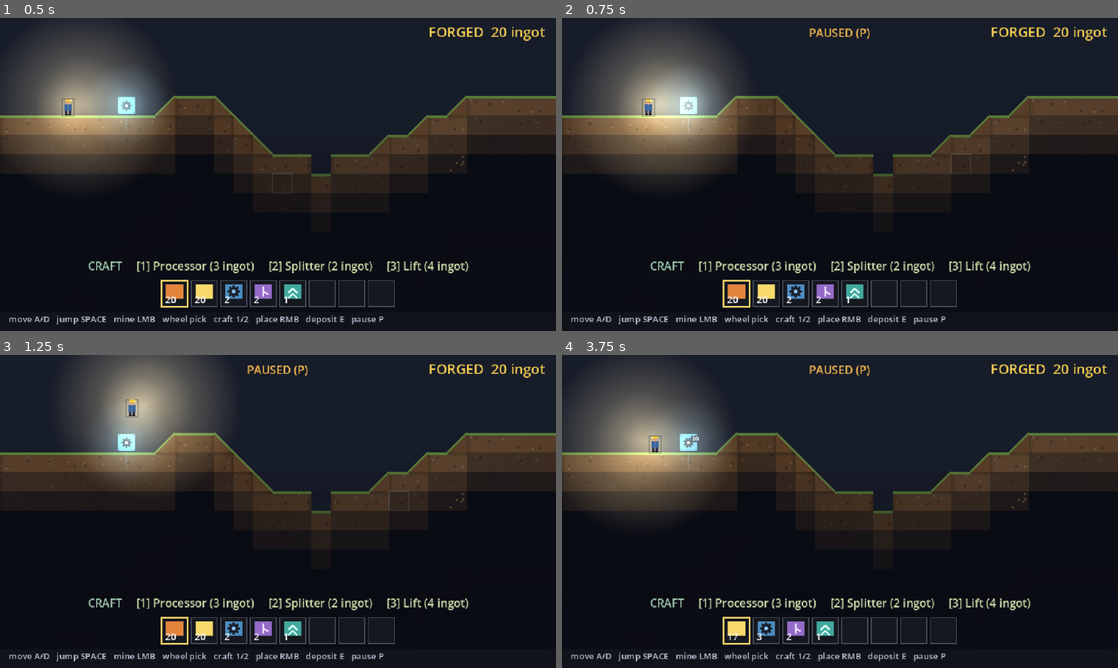
Above: before the commit, frames 1-4 (two rows, left to right).
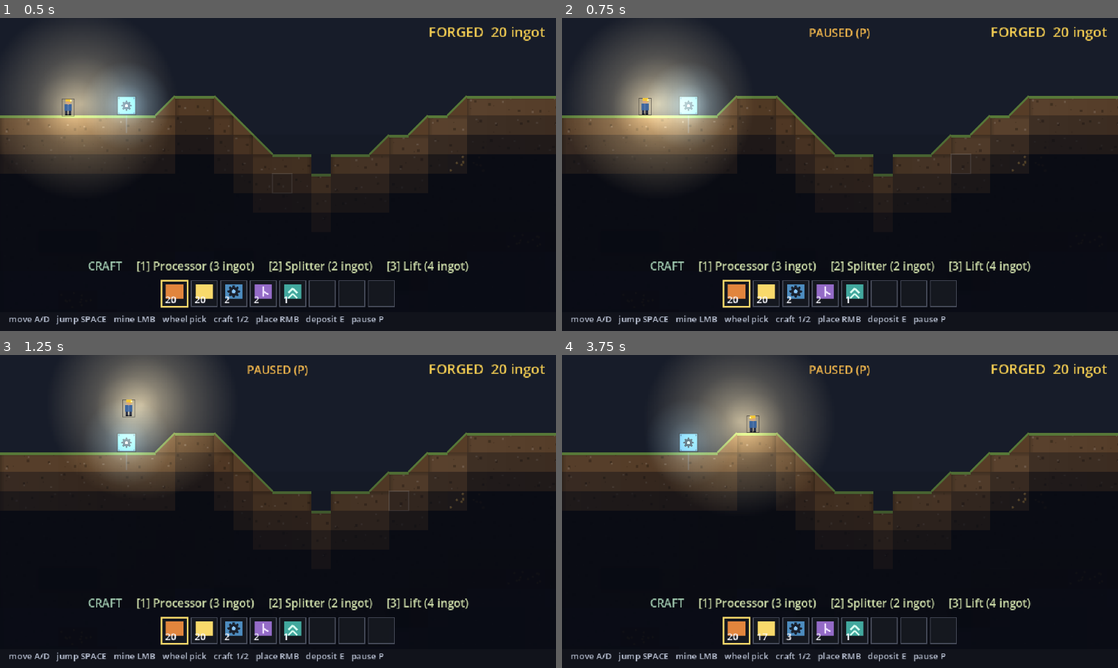
Above: after the commit, the same moments.

Repository: teohondascully/sinkforge
Game: Godot game, scene res://scenes/main.tscn
The game is run twice, just before and just after one commit, with the same random seed, the same clock (stepped at 60 frames per second) and the same inputs.
Inputs (mouse positions are in pixels of both pictures, inside the frame that each line leads up to):
- Up to frame 1 (0.5 s): no input
- Up to frame 2 (0.75 s): tap Enter at 0.5 s; move the mouse to (962, 158) at 0.52 s; hold Right from 0.53 s (still down); tap P at 0.6 s; click (962, 158) at 0.67 s
- Up to frame 3 (1.25 s): keep holding Right; tap Space at 0.77 s
- Up to frame 4 (3.75 s): release Right at 1.25 s; drag from (728, 527) to (812, 574) at 1.27 s; tap Space at 2 s; move the mouse to (895, 442) at 2.02 s; hold Right 2.03-2.75 s; tap 1 at 2.1 s; drag from (812, 574) to (673, 464) at 2.77 s; tap Enter at 3.5 s; move the mouse to (1006, 558) at 3.52 s; hold Left from 3.53 s (still down); tap E at 3.6 s

Frame 1 is identical in both runs. In frame 2, 0.1% of the frame differs, in the area x 13-17%, y 25-32%; in frame 3, less than 0.1%; in frame 4, 17%, in the area x 1-55%, y 0-92%.

Commit message:
movement: fix the backward-teleport + game-feel pass (#4) + sprite hooks (#1)
The reported "teleported back ~1 foot" is fixed at the root. The horizontal
collision resolve snapped the body to a cell FACE; when you clipped a ledge/
machine corner while descending (shallow overlap, body center past the cell
center) that snap was a whole tile (~47px). Now the horizontal pass resolves by
MINIMUM penetration: if the overlap is shallower in Y it's a ledge to step/land
onto (skip the sideways push, let the vertical pass handle it); otherwise push
out by the small penetration depth, never to the face. check_walk: worst
backward jump across a full 69-column traversal drops from 47px -> 2.5px (normal
sub-tile jitter). Glide + wall-block + jump/run metrics all still green.

Game-feel additions (audit #4): horizontal accel/friction (less stiff than
instant velocity), jump buffering (forgiving), landing squash + walk bob, and a
one-shot `landed_hard` signal for juice. measure_player updated to measure
STEADY-STATE top speed (spin up, then sample) instead of average-from-rest, so
accel doesn't false-fail it.

Sprite hooks (audit #1): new Art loader (scenes/art.gd) — draws a PNG from
assets/sprites/ if present, else the code-drawn primitive. Player draw uses
miner.png when present (feet-anchored, facing-flipped, squash). See docs/ART_SPEC.md.

Deferred (noted): walk-OVER your own machines (step-up) — the risky part; machines
stay jump-over walls for now. check_walk jumps when stuck to test the full path.

Diff:
--- /dev/null
+++ b/scenes/art.gd
@@ -0,0 +1,26 @@
+class_name Art
+extends RefCounted
+
+## Drop-in sprite loader (see docs/ART_SPEC.md). Returns a Texture2D for a logical key if its PNG exists
+## under assets/sprites/, else null so the caller falls back to its code-drawn primitive. Caches lookups
+## (including misses) so a missing file is probed once. This is the seam that lets the user add art
+## incrementally without touching draw code: no PNG → today's primitives; PNG present → their art.
+
+const DIR: String = "res://assets/sprites/"
+
+static var _cache: Dictionary = {}                   ## key -> Texture2D or null (miss)
+
+
+## Texture for a logical key (e.g. "miner", "machine_processor", "item_ore", "tile_earth"), or null.
+static func tex(key: String) -> Texture2D:
+	if _cache.has(key):
+		return _cache[key]
+	var path: String = DIR + key + ".png"
+	var t: Texture2D = load(path) as Texture2D if ResourceLoader.exists(path) else null
+	_cache[key] = t
+	return t
+
+
+## True if any sprite art exists at all (lets a renderer keep its pure-primitive path until art lands).
+static func has_any() -> bool:
+	return tex("miner") != null or tex("machine_processor") != null
--- a/scenes/player.gd
+++ b/scenes/player.gd
@@ -19,11 +19,14 @@
 const HEIGHT: float = 26.0
 
 ## --- feel constants (placeholder; harness measures these vs intent) ---
-const RUN_SPEED: float = 150.0       ## px/s horizontal
+const RUN_SPEED: float = 150.0       ## px/s horizontal top speed
+const ACCEL: float = 1700.0          ## px/s^2 toward top speed (~0.09s) — quick, but not instant (less stiff)
+const FRICTION: float = 2200.0       ## px/s^2 rubbed off when no input (snappy stop)
 const GRAVITY: float = 900.0         ## px/s^2
 const JUMP_VELOCITY: float = -330.0  ## px/s instantaneous on jump  (apex ~= 330^2/(2*900) ~= 60px)
 const MAX_FALL: float = 560.0        ## px/s terminal
 const COYOTE_TIME: float = 0.08      ## s of grace to still jump after leaving an edge
+const JUMP_BUFFER: float = 0.10      ## s a jump press is remembered before landing (forgiving)
 const LIFT_RISE_SPEED: float = 120.0 ## px/s the updraft carries the body UP (the paid inverse of gravity)
 ## Slope follow: a single-tile rise is walked as a 45° ramp (glide, not teleport); a taller rise is a
 ## wall you must jump. A single-tile drop is glided down too; a bigger gap is a real fall.
@@ -39,8 +42,15 @@
 var on_floor: bool = false
 var facing: int = 1
 
+## Cosmetic feedback MainView reads to spawn juice (dust / shake) — never touches the sim.
+var landed_hard: bool = false        ## one-shot: set the frame the body lands from a real fall
+
 var _jump_request: bool = false
 var _coyote: float = 0.0
+var _jump_buffer: float = 0.0
+var _was_on_floor: bool = false
+var _squash: float = 0.0             ## 0..1 landing squash, decays — pure visual
+var _walk_phase: float = 0.0         ## walk-cycle clock for the bob / future anim-frame pick
 
 
 func _physics_process(delta: float) -> void:
@@ -69,18 +79,27 @@
 
 ## One physics step: horizontal (with slope follow) then vertical, each integrated and collided.
 func _step(delta: float) -> void:
-	velocity.x = input_dir * RUN_SPEED
+	landed_hard = false
+	# Accelerate toward the input target / rub off speed with friction — not instant (which reads stiff).
 	if input_dir != 0.0:
+		velocity.x = move_toward(velocity.x, input_dir * RUN_SPEED, ACCEL * delta)
 		facing = int(signf(input_dir))
+	else:
+		velocity.x = move_toward(velocity.x, 0.0, FRICTION * delta)
 
 	velocity.y = minf(velocity.y + GRAVITY * delta, MAX_FALL)
 	var grounded: bool = on_floor or _coyote > 0.0
-	if _jump_request and grounded:
+	if _jump_request:
+		_jump_buffer = JUMP_BUFFER          # remember a press so it fires the instant we land (forgiving)
+	_jump_request = false
+	if _jump_buffer > 0.0 and grounded:
 		velocity.y = JUMP_VELOCITY
 		on_floor = false
 		_coyote = 0.0
 		grounded = false
-	_jump_request = false
+		_jump_buffer = 0.0
+	_jump_buffer = maxf(0.0, _jump_buffer - delta)
+	var impact_v: float = velocity.y         # remembered for the landing squash
 
 	# Updraft: standing in a lift's open shaft, the body is carried UP (the rideable half of the lift).
 	# Ensures at least rise speed upward — a jump can still beat it — and skips slope-follow (airborne).
@@ -106,6 +125,14 @@
 		position.y += velocity.y * delta
 		on_floor = false
 		_resolve_axis(false)
+
+	# Landing squash + a one-shot "landed hard" signal for juice, on touching ground after a real fall.
+	if on_floor and not _was_on_floor and impact_v > 240.0:
+		_squash = 1.0
+		landed_hard = true
+	_was_on_floor = on_floor
+	_squash = move_toward(_squash, 0.0, delta * 5.0)
+	_walk_phase += (absf(velocity.x) * delta * 0.06) if on_floor else 0.0
 
 	_coyote = COYOTE_TIME if on_floor else _coyote - delta
 
@@ -152,7 +179,11 @@
 			return base                               # flat top (or peak/valley): no ramp
 
 
-## Push the body out of any blocked cell it now overlaps, along the axis it just moved.
+## Push the body out of any blocked cell it now overlaps. The HORIZONTAL pass resolves by MINIMUM
+## penetration, pushing out by the overlap DEPTH — not snapping to the cell face. Two consequences that
+## kill the ~47px backward "teleport": (1) if the overlap is shallower in Y than X, it's a ledge/step
+## you're descending onto, NOT a wall — skip the sideways push and let the vertical pass land you; (2) a
+## real wall is pushed out by its (small) penetration, so a fast bump nudges a few px, never a whole tile.
 func _resolve_axis(horizontal: bool) -> void:
 	var rect: Rect2 = _aabb()
 	var lo: Vector2i = _cell_of(rect.position)
@@ -166,10 +197,12 @@
 			if not rect.intersects(cell_rect):
 				continue
 			if horizontal:
-				if velocity.x > 0.0:
-					position.x = cell_rect.position.x - WIDTH * 0.5
-				elif velocity.x < 0.0:
-					position.x = cell_rect.end.x + WIDTH * 0.5
+				var ov_x: float = minf(rect.end.x, cell_rect.end.x) - maxf(rect.position.x, cell_rect.position.x)
+				var ov_y: float = minf(rect.end.y, cell_rect.end.y) - maxf(rect.position.y, cell_rect.position.y)
+				if ov_x > ov_y:
+					continue          # shallower in Y → a ledge to step/land onto, not a wall to block
+				# Push out by the penetration depth, away from the cell centre (no snap-to-face teleport).
+				position.x += ov_x if rect.get_center().x > cell_rect.get_center().x else -ov_x
 				velocity.x = 0.0
 			else:
 				if velocity.y > 0.0:
@@ -201,12 +234,27 @@
 	return Vector2i(floori(world_pos.x / float(CELL)), floori(world_pos.y / float(CELL)))
 
 
-## A little MINER (art still an open question, but a person — not a slab): boots + legs, blue
-## overalls, skin head, and a yellow hardhat with a head-lamp that points the way you face. Drawn
-## small (the body is ~9px on screen at this zoom), so it's built from bold blocks that read as a
-## silhouette rather than fine detail. A dark backing gives it contrast against earth and walls.
+## The MINER. Draws `assets/sprites/miner.png` if present (feet-anchored, flipped by facing, landing
+## squash applied), else the code-drawn fallback figure. Squash (flatten + widen on landing, + a tiny
+## walk bob) is the first scrap of game-feel juice and applies to either path.
 func _draw() -> void:
 	var f: float = float(facing)
+	var sxq: float = 1.0 + 0.18 * _squash             # landing squash widens X
+	var syq: float = 1.0 - 0.22 * _squash             # ...and flattens Y
+	var bob: float = -absf(sin(_walk_phase)) * 1.2 if (on_floor and absf(velocity.x) > 10.0) else 0.0
+	var tex: Texture2D = Art.tex("miner")
+	if tex != null:
+		var w: float = float(tex.get_width()) * sxq
+		var h: float = float(tex.get_height()) * syq
+		var dst := Rect2(-w * 0.5, (HEIGHT * 0.5) - h + bob, w, h)  # feet on the AABB bottom, centred
+		if f < 0.0:
+			draw_set_transform(Vector2.ZERO, 0.0, Vector2(-1.0, 1.0))
+			dst.position.x = -w * 0.5
+		draw_texture_rect(tex, dst, false)
+		draw_set_transform(Vector2.ZERO, 0.0, Vector2.ONE)
+		return
+
+	draw_set_transform(Vector2(0.0, (HEIGHT * 0.5) * (1.0 - syq) + bob), 0.0, Vector2(sxq, syq))
 	var overalls := Color(0.24, 0.40, 0.62)
 	var legs := Color(0.18, 0.20, 0.28)
 	var skin := Color(0.84, 0.66, 0.50)
@@ -235,3 +283,4 @@
 	draw_rect(Rect2(head.x + (1.0 if f > 0.0 else -5.5), head.y - 1.4, 4.5, 1.6), helmet)
 	# Head-lamp glow on the facing side.
 	draw_circle(head + Vector2(f * 4.2, -2.2), 1.5, Color(1.0, 0.97, 0.7))
+	draw_set_transform(Vector2.ZERO, 0.0, Vector2.ONE)  # clear the squash transform
--- a/tools/check_walk.gd
+++ b/tools/check_walk.gd
@@ -7,7 +7,8 @@
 ##   /Applications/Godot.app/Contents/MacOS/Godot --path . --script res://tools/check_walk.gd
 
 const SCENE: String = "res://scenes/main.tscn"
-const BACK_EPS: float = 0.3          ## a backward step bigger than this (px) against input = a snap
+const BACK_EPS: float = 4.0          ## backward jump > this (px) against input = a real teleport (sub-px
+                                     ## collision jitter is ~2.5px/frame and fine; a teleport is a tile+)
 
 var _main: MainView
 var _player: Player
@@ -68,12 +69,8 @@
 	# level is OPEN (so it's not a legit wall stopping us — something at body/head height snagged us).
 	if absf(dx) < 0.2:
 		_stuck_frames += 1
-		if _stuck_frames == 40:
-			var sim: FactorySim = _main.sim
-			var c: Vector2i = _main._cell_at(_player.position)
-			var foot_ahead: Vector2i = c + Vector2i(int(_dir), 1)
-			printerr("  STUCK at x=%.1f cell=%s — foot-ahead solid=%s | %s"
-				% [_player.position.x, c, sim.is_solid(foot_ahead), _context()])
+		if _stuck_frames % 18 == 0 and _player.on_floor:
+			_player.request_jump()      # hop machines/walls (you jump over them) so we test the WHOLE walk
 	else:
 		_stuck_frames = 0
 	# A snap = moving opposite to input by more than BACK_EPS (not just decelerating into a wall, which
--- a/tools/measure_player.gd
+++ b/tools/measure_player.gd
@@ -61,11 +61,15 @@
 				var height: float = _floor_y - _apex
 				var intended: float = Player.JUMP_VELOCITY * Player.JUMP_VELOCITY / (2.0 * Player.GRAVITY)
 				_report("jump apex px", height, intended, JUMP_TOL)
-				_phase = 2; _t = 0.0; _x0 = _player.position.x
-		2:  # run left ~0.5s (open ground, away from the chute) and measure horizontal speed
+				_phase = 2; _t = 0.0; _x0 = 0.0  # _x0 set once the body is up to speed (phase 2)
+		2:  # spin up to top speed (~0.2s of accel), THEN measure STEADY-STATE speed over a window — we
+			# want the intended top speed, not the average-from-rest (which accel would drag below).
 			_player.input_dir = -1.0
 			_t += dt
-			if _t >= 0.5:
+			if _t >= 0.2 and _x0 == 0.0:
+				_x0 = _player.position.x          # start the measurement window once up to speed
+				_t = 0.0
+			elif _x0 != 0.0 and _t >= 0.4:
 				var speed: float = absf(_player.position.x - _x0) / _t
 				_report("run speed px/s", speed, Player.RUN_SPEED, RUN_TOL)
 				_player.input_dir = 0.0
Not shown, added: scenes/art.gd.uid
